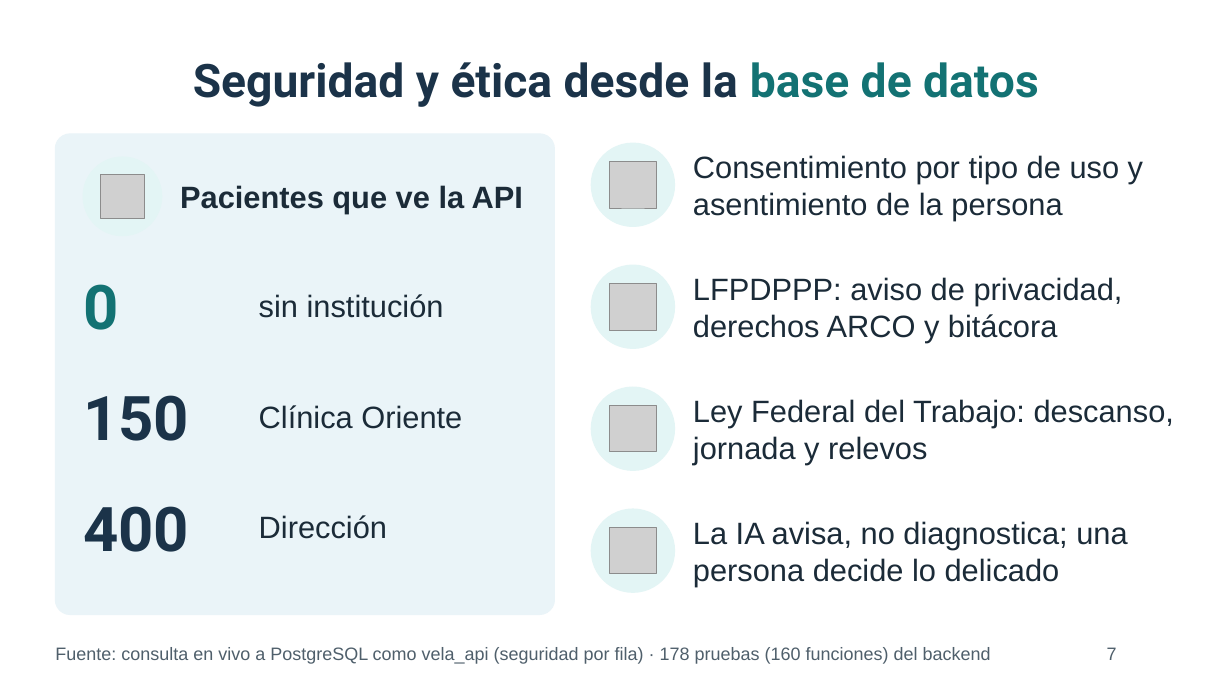
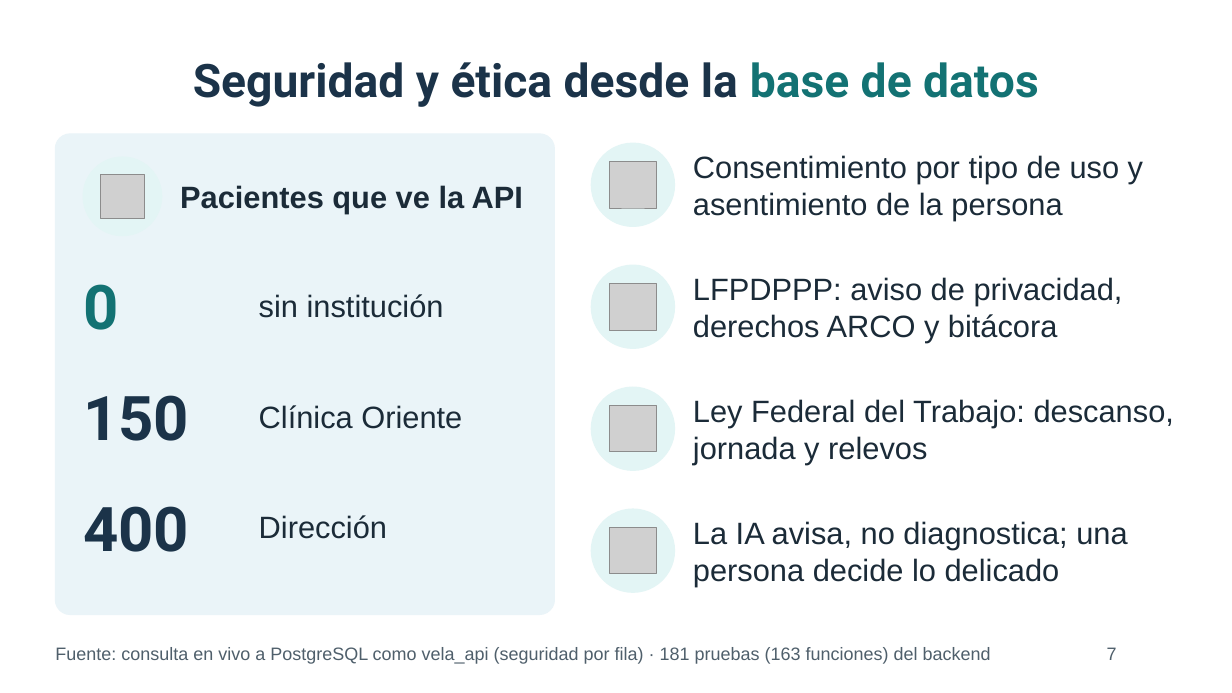
Before and after one commit to daviddzd/vela, a slide deck: slide 7 of docs/presentacion/enlaza_coloquio.pptx. Drawn at 1232x693 pixels with LibreOffice and Linux fonts; fonts in the diff are those of the drawing; grey boxes stand for pictures; background and template pictures are left out. Boxes give left, top, right and bottom in pixels: in the first picture for what was removed or moved away, otherwise in the second. Text is boxed around its words. In the diff, an @@ line names an element or a change of style, - is before the commit and + after.

```diff
--- a/docs/presentacion/enlaza_coloquio.pptx
+++ b/docs/presentacion/enlaza_coloquio.pptx
@@ text at bbox=[55, 647, 991, 664]: text changed @@
-Fuente: consulta en vivo a PostgreSQL como vela_api (seguridad por fila) · 178 pruebas (160 funciones) del backend
+Fuente: consulta en vivo a PostgreSQL como vela_api (seguridad por fila) · 181 pruebas (163 funciones) del backend
```
Also in this commit, not shown: 1 other slide changed, 4 other files.
